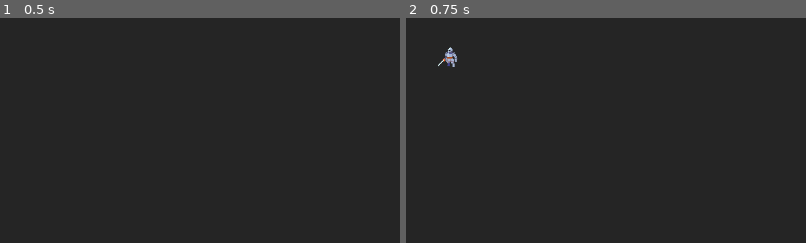
Above: before the commit, frames 1-2 (left to right).
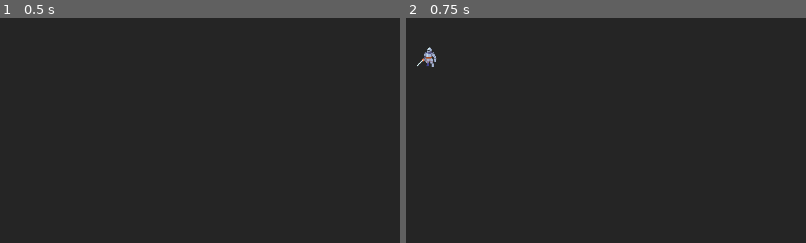
Above: after the commit, the same moments.

Repository: CosmoAdiX/Godot-Mulitplayer
Game: Godot game, scene res://scenes/player.tscn
The game is run twice, just before and just after one commit, with the same random seed, the same clock (stepped at 60 frames per second) and the same inputs. This scene is started directly instead of the project's main scene.
Inputs:
- Up to frame 1 (0.5 s): no input
- Up to frame 2 (0.75 s): tap Enter (ui_accept) at 0.5 s; hold Right (ui_right) from 0.53 s (still down)
The pictures show only the part of the screen within x 0-50%, y 33-83%; the shares and areas given below are measured in that part.

Frame 1 is identical in both runs. In frame 2, 0.4% of the frame differs, in the area x 2-13%, y 12-22%.

Commit message:
modifying scripts

Diff:
--- a/scenes/player.gd
+++ b/scenes/player.gd
@@ -1,22 +1,20 @@
 extends CharacterBody2D
 
 
-const SPEED = 300.0
-const JUMP_VELOCITY = -400.0
+const SPEED = 150
+const JUMP_VELOCITY = -200.0
 
 
-func _physics_process(delta: float) -> void:
+func move(a) -> void:
 	# Add the gravity.
 	if not is_on_floor():
-		velocity += get_gravity() * delta
+		velocity += get_gravity() * a
 
 	# Handle jump.
 	if Input.is_action_just_pressed("ui_accept") and is_on_floor():
 		velocity.y = JUMP_VELOCITY
 		print("wassup bro!!!")
 
-	# Get the input direction and handle the movement/deceleration.
-	# As good practice, you should replace UI actions with custom gameplay actions.
 	var direction := Input.get_axis("ui_left", "ui_right")
 	if direction:
 		velocity.x = direction * SPEED
@@ -24,3 +22,6 @@
 		velocity.x = move_toward(velocity.x, 0, SPEED)
 
 	move_and_slide()
+
+func _physics_process(delta: float) -> void:
+	move(delta)
